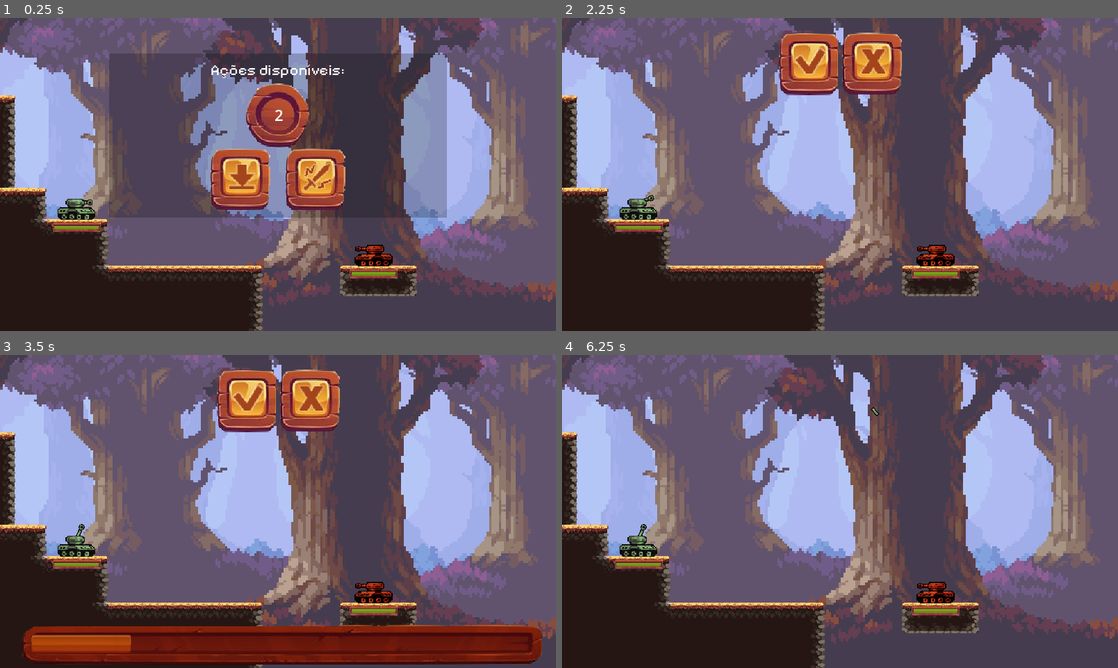
Above: before the commit, frames 1-4 (two rows, left to right).
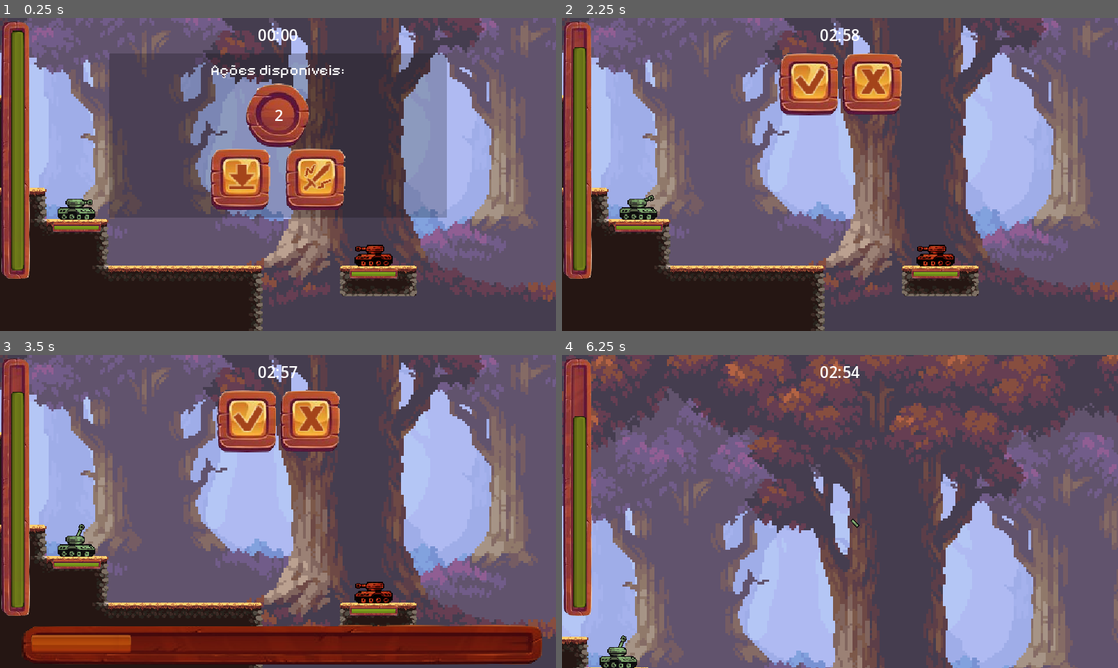
Above: after the commit, the same moments.

Repository: estenio12/tankWar
Game: Godot game, scene res://Maps/Arena.tscn
Same seed, same stepped clock (60 frames per second), same inputs: the game is played once before the commit and once after it.
Inputs (mouse positions are in pixels of both pictures, inside the frame that each line leads up to; where the layout moved, square brackets give the same spot in the first picture):
- Up to frame 1 (0.25 s): no input
- Up to frame 2 (2.25 s): click (801, 180) at 0.5 s; click (873, 83) [873, 64] at 1.25 s; click (878, 180) at 2 s
- Up to frame 3 (3.5 s): click (244, 420) [244, 401] at 2.75 s
- Up to frame 4 (6.25 s): click (806, 420) [806, 401] at 3.5 s

The runs differ from the first frame. In frame 1, 4.2% of the frame differs, in the area x 0-54%, y 1-84%; in frame 2, 8.9%; in frame 3, 8.9%; in frame 4, 75%, in the area x 0-100%, y 0-100%.

Commit message:
backup2025-01-30

Diff:
--- a/Client/Actors/Bullet/bullet.gd
+++ b/Client/Actors/Bullet/bullet.gd
@@ -1,6 +1,6 @@
 extends Area2D
 
-signal BulletStop(isPlayer: bool);
+signal BulletStop(isPlayer: bool, position: Vector2);
 
 @onready var ref_green_bullet = $GreenPlayerBullet;
 @onready var ref_red_bullet   = $RedPlayerBullet;
@@ -31,7 +31,7 @@
 
 		if(global_position.y > MAX_LIMIT_Y || global_position.x > MAX_LIMIT_X):
 			canMove = false;
-			BulletStop.emit(false)
+			BulletStop.emit(false, global_position)
 
 func fire(pposition: Vector2, pangle: float, pforce: int) -> void:
 	global_position = pposition;
@@ -58,9 +58,9 @@
 
 func _on_area_entered(area:Area2D) -> void:
 	if(area && area.is_in_group("Player")):
-		BulletStop.emit(true)
+		BulletStop.emit(true, global_position)
 	else:
-		BulletStop.emit(false)
+		BulletStop.emit(false, global_position)
 
 	global_position = OUT_OF_BOUNDS_BULLET;
 	canMove = false;
--- a/Client/Actors/BulletExplosion/BulletExplosion.tscn
+++ b/Client/Actors/BulletExplosion/BulletExplosion.tscn
@@ -50,7 +50,7 @@
 }],
 "loop": false,
 "name": &"explosion",
-"speed": 10.0
+"speed": 5.0
 }]
 
 [node name="BulletExplosion" type="Node2D"]
--- a/Client/Actors/BulletExplosion/bullet_explosion.gd
+++ b/Client/Actors/BulletExplosion/bullet_explosion.gd
@@ -2,6 +2,6 @@
 
 @onready var ref_anim: AnimatedSprite2D = $AnimatedSprite2D;
 
-func Active(position: Vector2) -> void:
-	global_position = position;
+func Active(ppos: Vector2) -> void:
+	global_position = ppos;
 	ref_anim.play("explosion");
--- a/Client/Actors/Player/Player.gd
+++ b/Client/Actors/Player/Player.gd
@@ -21,7 +21,7 @@
 var start_position: Vector2 = Vector2.ZERO;
 var recording_last_postion: bool = false;
 var player_name: String = "unnamed";
-var MAX_HP: float = 1;
+var MAX_HP: float = 5;
 var currentHP: float = MAX_HP;
 
 # Variável de rotação dos canhões.
--- a/Client/Maps/Arena.tscn
+++ b/Client/Maps/Arena.tscn
@@ -10,6 +10,7 @@
 [ext_resource type="PackedScene" uid="uid://cmtar6dmqlrtq" path="res://Actors/Bullet/Bullet.tscn" id="8_52e3h"]
 [ext_resource type="Texture2D" uid="uid://bp07ue8ck2f11" path="res://UI/UIAsset.png" id="8_lp8eg"]
 [ext_resource type="FontFile" uid="uid://clhi5tlpgwese" path="res://Assets/PixelifySans-VariableFont_wght.ttf" id="9_dm43l"]
+[ext_resource type="PackedScene" uid="uid://l3yr3emqk5gn" path="res://Actors/BulletExplosion/BulletExplosion.tscn" id="9_lojp2"]
 [ext_resource type="Script" path="res://Maps/Placement.gd" id="9_mnq3g"]
 [ext_resource type="Texture2D" uid="uid://dd1n5kqwmhg2h" path="res://UI/UIAsset2.png" id="12_km1gm"]
 
@@ -559,6 +560,20 @@
 font_color = Color(1, 1, 1, 0.819608)
 shadow_color = Color(0, 0, 0, 0.729412)
 
+[sub_resource type="StyleBoxTexture" id="StyleBoxTexture_ys5ju"]
+texture = ExtResource("12_km1gm")
+expand_margin_left = 10.0
+expand_margin_top = 10.0
+expand_margin_right = 5.0
+expand_margin_bottom = 8.0
+region_rect = Rect2(705.691, 14.3996, 36.9612, 295.6)
+
+[sub_resource type="StyleBoxTexture" id="StyleBoxTexture_3i2xv"]
+texture = ExtResource("12_km1gm")
+texture_margin_right = 10.0
+region_rect = Rect2(772.616, 23.7485, 20.4904, 279.415)
+modulate_color = Color(0.473475, 0.521044, 0.108536, 1)
+
 [node name="Arena" type="Node2D"]
 script = ExtResource("1_u7kww")
 
@@ -692,7 +707,7 @@
 position = Vector2(-8, 158)
 shape = SubResource("RectangleShape2D_2n8by")
 
-[node name="Camera2D" type="Camera2D" parent="." node_paths=PackedStringArray("ref_green_player", "ref_red_player")]
+[node name="Camera2D" type="Camera2D" parent="." node_paths=PackedStringArray("ref_green_player", "ref_red_player", "ref_bullet")]
 limit_left = 0
 limit_top = -240
 limit_right = 1595
@@ -702,6 +717,7 @@
 script = ExtResource("2_6ubba")
 ref_green_player = NodePath("../GreenPlayer")
 ref_red_player = NodePath("../RedPlayer")
+ref_bullet = NodePath("../Bullet")
 
 [node name="MarkerGroup" type="Node2D" parent="."]
 metadata/_edit_lock_ = true
@@ -763,6 +779,9 @@
 [node name="RedPlayer" parent="." instance=ExtResource("2_ojrsp")]
 position = Vector2(387, 120)
 player_type = 1
+
+[node name="BulletExplosion" parent="." instance=ExtResource("9_lojp2")]
+position = Vector2(355, 214)
 
 [node name="PlacementGreenPlayer" type="SubViewportContainer" parent="."]
 visible = false
@@ -922,6 +941,7 @@
 [node name="HUD" type="CanvasLayer" parent="."]
 
 [node name="ChooseAction" type="CenterContainer" parent="HUD"]
+visible = false
 anchors_preset = 8
 anchor_left = 0.5
 anchor_top = 0.5
@@ -1007,9 +1027,9 @@
 anchor_left = 0.5
 anchor_right = 0.5
 offset_left = -64.0
-offset_top = 15.0
+offset_top = 36.0
 offset_right = 64.0
-offset_bottom = 80.0
+offset_bottom = 101.0
 grow_horizontal = 2
 size_flags_horizontal = 3
 alignment = 1
@@ -1144,7 +1164,45 @@
 horizontal_alignment = 1
 vertical_alignment = 1
 
+[node name="HUDGamplay" type="CenterContainer" parent="HUD"]
+visible = false
+custom_minimum_size = Vector2(0, 35)
+anchors_preset = 10
+anchor_right = 1.0
+grow_horizontal = 2
+
+[node name="Label" type="Label" parent="HUD/HUDGamplay"]
+layout_mode = 2
+text = "00:00"
+
+[node name="TimeManager" type="Timer" parent="HUD/HUDGamplay"]
+
+[node name="TurnTimer" type="CenterContainer" parent="HUD"]
+visible = false
+custom_minimum_size = Vector2(0, 250)
+anchors_preset = 4
+anchor_top = 0.5
+anchor_bottom = 0.5
+offset_left = 11.0
+offset_top = -174.0
+offset_right = 21.0
+offset_bottom = 126.0
+grow_vertical = 2
+
+[node name="ProgressBar" type="ProgressBar" parent="HUD/TurnTimer"]
+custom_minimum_size = Vector2(15, 250)
+layout_mode = 2
+theme_override_styles/background = SubResource("StyleBoxTexture_ys5ju")
+theme_override_styles/fill = SubResource("StyleBoxTexture_3i2xv")
+value = 100.0
+fill_mode = 3
+show_percentage = false
+
+[node name="TurnTimeManager" type="Timer" parent="HUD/TurnTimer"]
+
 [connection signal="button_down" from="HUD/ChooseAction/VBoxContainer/HBoxContainer/MovimentAction" to="." method="_on_moviment_action_button_down"]
 [connection signal="button_down" from="HUD/ChooseAction/VBoxContainer/HBoxContainer/AttackAction" to="." method="_on_attack_action_button_down"]
 [connection signal="button_up" from="HUD/ApplyAction/BtnAccept" to="." method="_on_btn_apply_action_accept_button_up"]
 [connection signal="button_up" from="HUD/ApplyAction/BtnBack" to="." method="_on_btn_apply_action_back_button_up"]
+[connection signal="timeout" from="HUD/HUDGamplay/TimeManager" to="." method="_on_time_second_pass"]
+[connection signal="timeout" from="HUD/TurnTimer/TurnTimeManager" to="." method="_on_turn_timer_second_pass"]
--- a/Client/Maps/Camera.gd
+++ b/Client/Maps/Camera.gd
@@ -2,8 +2,10 @@
 
 @export var ref_green_player: Player;
 @export var ref_red_player: Player;
+@export var ref_bullet: Area2D;
 
 var player: Array[Player] = [];
+var inBulletTarget: bool = false;
 
 func _ready() -> void:
 	# Cria uma lista com os dois jogadores, que será acessada usando seus respectivos índices
@@ -14,7 +16,14 @@
 	player.append(ref_red_player);
 
 func _process(_delta: float) -> void:
-	var current_player: Player = player[Global.GetCurrentPlayer()];
+	if(!inBulletTarget):
+		var current_player: Player = player[Global.GetCurrentPlayer()];
 
-	if(current_player):
-		position = current_player.global_position;
+		if(current_player):
+			position = current_player.global_position;
+	else:
+		if(ref_bullet):
+			position = ref_bullet.global_position;
+
+func EnableTargetInBullet(flag: bool) -> void:
+	inBulletTarget = flag;
--- a/Client/Maps/arena.gd
+++ b/Client/Maps/arena.gd
@@ -18,13 +18,27 @@
 @onready var ref_hud_winner_name: Label = $HUD/WonScreen/VBoxContainer/WinnerName;
 @onready var ref_hud_won_screen_close_game = $HUD/WonScreen/VBoxContainer/CloseGame;
 @onready var ref_bullet: Area2D = $Bullet;
+@onready var ref_explosion: Node2D = $BulletExplosion;
+@onready var ref_camera: Camera2D = $Camera2D;
+@onready var ref_hud_bar_screen: CenterContainer = $HUD/HUDGamplay;
+@onready var ref_hud_timer_label: Label = $HUD/HUDGamplay/Label;
+@onready var ref_hud_time_manager: Timer = $HUD/HUDGamplay/TimeManager;
+@onready var ref_hud_turn_time: CenterContainer = $HUD/TurnTimer;
+@onready var ref_hud_turn_time_counter: ProgressBar = $HUD/TurnTimer/ProgressBar;
+@onready var ref_hud_turn_time_manager: Timer = $HUD/TurnTimer/TurnTimeManager;
 
 const MAX_ACTION_POINTS: int = 2;
 const MAX_ATTACK_SECTION: int = 2;
 var attack_section: int = 1;
 var power_direction: int = 10;
 var in_power_selection: bool = false;
-var is_game_end: bool = false;
+var is_game_over: bool = false;
+
+var seconds: int = 0;
+var minutes: int = 3;
+
+var MAX_TURN_TIME_SECONDS: float = 30;
+var turn_time_seconds: float = MAX_TURN_TIME_SECONDS;
 
 var action_point: int = MAX_ACTION_POINTS;
 var players: Array[CharacterBody2D] = [];
@@ -47,6 +61,9 @@
 	action_point = MAX_ACTION_POINTS;
 	UpdateLabelActionCount();
 
+	##### TEMPORARIO START THE GAME
+	Global.SendToServer({"netcode": EGlobalEnums.NETCODE.START_GAME, "player": randi_range(0, 1)});
+
 func _physics_process(delta: float) -> void:
 	# Sistema para escolher a pontência do canhão.
 	if(in_power_selection):
@@ -64,8 +81,11 @@
 func UpdateLabelActionCount() -> void:
 	ref_label_action_count.text = str(action_point);
 
+func UpdateLabelTimeManager() -> void:
+	ref_hud_timer_label.text = str("%02d" % minutes) + ":" + str("%02d" % seconds);
+
 func ActionManager() -> void:
-	if(is_game_end): return;
+	if(is_game_over): return;
 
 	DisableAllHUDs();
 
@@ -105,10 +125,32 @@
 
 func ShowWinnerScreen(pwinner: String) -> void:
 	DisableAllHUDs();
+	ref_hud_bar_screen.visible = false;
 	ref_hud_winner_name.text = pwinner;
 	ref_hud_won_screen.visible = true;
 	await get_tree().create_timer(2).timeout;
 	ref_hud_won_screen_close_game.visible = true;
+
+func TimeIsOver() -> void:
+	ref_hud_time_manager.stop();
+	var green_player_hp: int = ref_green_player.currentHP;
+	var red_player_hp: int = ref_red_player.currentHP;
+
+	if(green_player_hp > red_player_hp):
+		_on_player_dead(EGlobalEnums.PLAYER_TYPE.RED_PLAYER);
+	elif(green_player_hp < red_player_hp):
+		_on_player_dead(EGlobalEnums.PLAYER_TYPE.GREEN_PLAYER);
+	else:
+		_on_player_dead(EGlobalEnums.PLAYER_TYPE.BOTH);
+
+func EnableTurnTime() -> void:
+	ref_hud_turn_time_counter.value = 100;
+	turn_time_seconds = MAX_TURN_TIME_SECONDS;
+	ref_hud_turn_time_manager.start(1);
+
+func TurnTimeOver() -> void:
+	action_point = 0;
+	ApplyAction();
 
 #------------------------- DATA SERVER PROCESSING
 
@@ -129,6 +171,7 @@
 			await get_tree().create_timer(2).timeout;
 			current_action = EGlobalEnums.ACTION.SELECTION;
 			ActionManager();
+			EnableTurnTime();
 		EGlobalEnums.NETCODE.APPLY_MOVIMENT:
 			GetCurrentPlayer().SetPosition(packet["position"]);
 			GetCurrentPlayer().ApplyPosition();
@@ -148,17 +191,31 @@
 			ActionManager();
 		EGlobalEnums.NETCODE.APPLY_ATTACK:
 			# print("Debug Apply Attack: ", packet);
+			ref_camera.EnableTargetInBullet(true);
 			ref_bullet.fire(packet["position"], packet["angle"], packet["power"]);
 		EGlobalEnums.NETCODE.END_GAME:
+			ref_hud_turn_time_manager.stop();
+			ref_hud_turn_time.visible = false;
+
 			var player_won = packet["player"] as EGlobalEnums.PLAYER_TYPE;
 			var winner_name: String = "Unnamed";
 
 			if(player_won == EGlobalEnums.PLAYER_TYPE.GREEN_PLAYER):
 				winner_name = ref_green_player.player_name;
+			elif(player_won == EGlobalEnums.PLAYER_TYPE.RED_PLAYER):
+				winner_name = ref_red_player.player_name;
 			else:
-				winner_name = ref_red_player.player_name;
+				winner_name = "Empate";
 
 			ShowWinnerScreen(winner_name);
+		EGlobalEnums.NETCODE.START_GAME:
+			ref_hud_bar_screen.visible = true;
+			ref_hud_turn_time.visible = true;
+			ref_hud_time_manager.start(1);
+			Global.ChangePlayer(packet["player"] as EGlobalEnums.PLAYER_TYPE);
+			current_action = EGlobalEnums.ACTION.SELECTION;
+			ActionManager();
+			EnableTurnTime();
 		EGlobalEnums.NETCODE.POWERUP:
 			pass
 
@@ -207,18 +264,48 @@
 			GetCurrentPlayer().select_angle_active = false;
 			ActionManager();
 
-func _on_bullet_stop(isPlayer: bool) -> void:
-	if(!is_game_end):
+func _on_bullet_stop(isPlayer: bool, ppos: Vector2) -> void:
+	if(!is_game_over):
 		if(isPlayer):
 			if(Global.GetCurrentPlayer() == EGlobalEnums.PLAYER_TYPE.GREEN_PLAYER):
 				ref_red_player.ApplyDamage();
 			else:
 				ref_green_player.ApplyDamage();
 
+		ref_explosion.Active(ppos);
+		ref_camera.EnableTargetInBullet(false);
 		current_action = EGlobalEnums.ACTION.SELECTION;
 		ApplyAction();
 
 func _on_player_dead(pplayer: EGlobalEnums.PLAYER_TYPE) -> void:
-	is_game_end = true;
-	var player_won = EGlobalEnums.PLAYER_TYPE.RED_PLAYER if(pplayer == EGlobalEnums.PLAYER_TYPE.GREEN_PLAYER) else EGlobalEnums.PLAYER_TYPE.GREEN_PLAYER;
+	is_game_over = true;
+	var player_won: EGlobalEnums.PLAYER_TYPE;
+
+	if(pplayer == EGlobalEnums.PLAYER_TYPE.GREEN_PLAYER):
+		player_won = EGlobalEnums.PLAYER_TYPE.RED_PLAYER;
+	elif(pplayer == EGlobalEnums.PLAYER_TYPE.RED_PLAYER):
+		player_won = EGlobalEnums.PLAYER_TYPE.GREEN_PLAYER;
+	else:
+		player_won = EGlobalEnums.PLAYER_TYPE.BOTH;
+
 	Global.SendToServer({"netcode": EGlobalEnums.NETCODE.END_GAME, "player": player_won});
+
+func _on_time_second_pass() -> void:
+	seconds = clamp(seconds - 1, 0, 59);
+
+	if(seconds <= 0 && minutes <= 0):
+		TimeIsOver();
+	elif(seconds <= 0):
+		minutes = clamp(minutes - 1, 0, 3);
+		seconds = 59;
+
+	UpdateLabelTimeManager();
+
+func _on_turn_timer_second_pass() -> void:
+	turn_time_seconds = clamp(turn_time_seconds - 1, 0, MAX_TURN_TIME_SECONDS);
+
+	if(turn_time_seconds <= 0):
+		ref_hud_turn_time_manager.stop();
+		TurnTimeOver();
+	else:
+		ref_hud_turn_time_counter.value = (turn_time_seconds * 100) / MAX_TURN_TIME_SECONDS;
--- a/Client/Scripts/eplayerType.gd
+++ b/Client/Scripts/eplayerType.gd
@@ -5,7 +5,8 @@
 enum PLAYER_TYPE
 {
 	GREEN_PLAYER,
-	RED_PLAYER
+	RED_PLAYER,
+	BOTH
 };
 
 enum ACTION
@@ -27,7 +28,8 @@
 	CHANGE_PLAYER,
 	SELECTION,
 	POWERUP,
-	END_GAME
+	END_GAME,
+	START_GAME
 }
 
 enum POWERUP
--- a/Client/Scripts/global.gd
+++ b/Client/Scripts/global.gd
@@ -49,6 +49,9 @@
 		EGlobalEnums.NETCODE.END_GAME:
 			pack += str(EGlobalEnums.NETCODE.END_GAME) + "|";
 			pack += str(packet["player"]);
+		EGlobalEnums.NETCODE.START_GAME:
+			pack += str(EGlobalEnums.NETCODE.START_GAME) + "|";
+			pack += str(packet["player"]);
 
 	ReceiveDataFromServer.emit(pack);
 
--- a/Client/Scripts/servernetpacket.gd
+++ b/Client/Scripts/servernetpacket.gd
@@ -30,6 +30,8 @@
 			_packet = {"netcode": net_code, "position": str_to_var("Vector2"+strPacketBlocks[1]) as Vector2, "angle": float(strPacketBlocks[2]), "power": int(strPacketBlocks[3])};
 		EGlobalEnums.NETCODE.END_GAME:
 			_packet = {"netcode": net_code, "player": strPacketBlocks[1]};
+		EGlobalEnums.NETCODE.START_GAME:
+			_packet = {"netcode": net_code, "player": strPacketBlocks[1]};
 		EGlobalEnums.NETCODE.POWERUP:
 			_packet = {"netcode": net_code, "powerup": strPacketBlocks[1]};
 
Not shown: 1 places in Client/Maps/Arena.tscn that only renumber resources
Binary file changed: Client/UI/UIAsset2.png
Not shown, changed: Client/UI/UIAsset2.kra
Not shown, added: Client/UI/UIAsset2.kra~
Not shown, added: Client/UI/UIAsset2.png~
Not shown, added: bkp.sh
